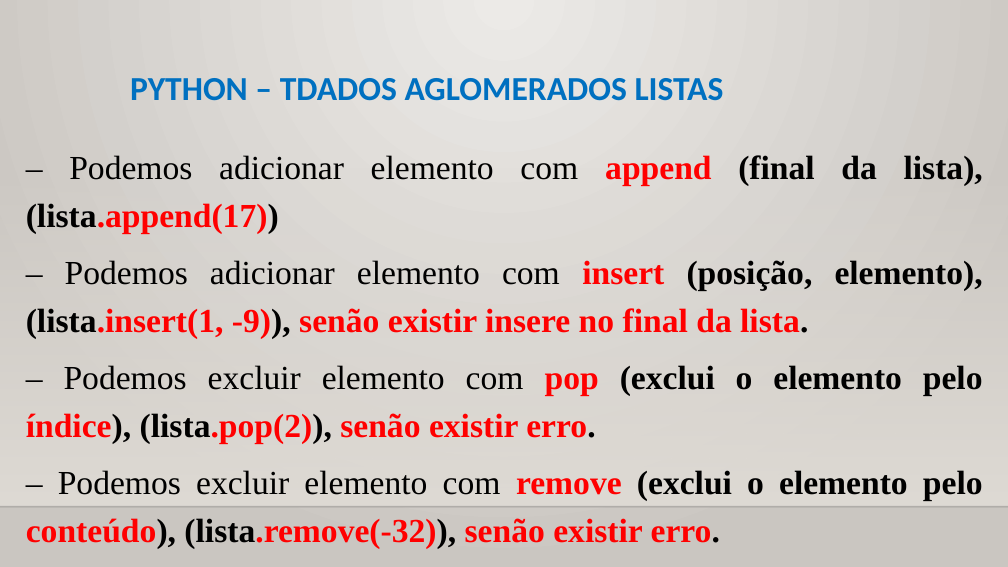
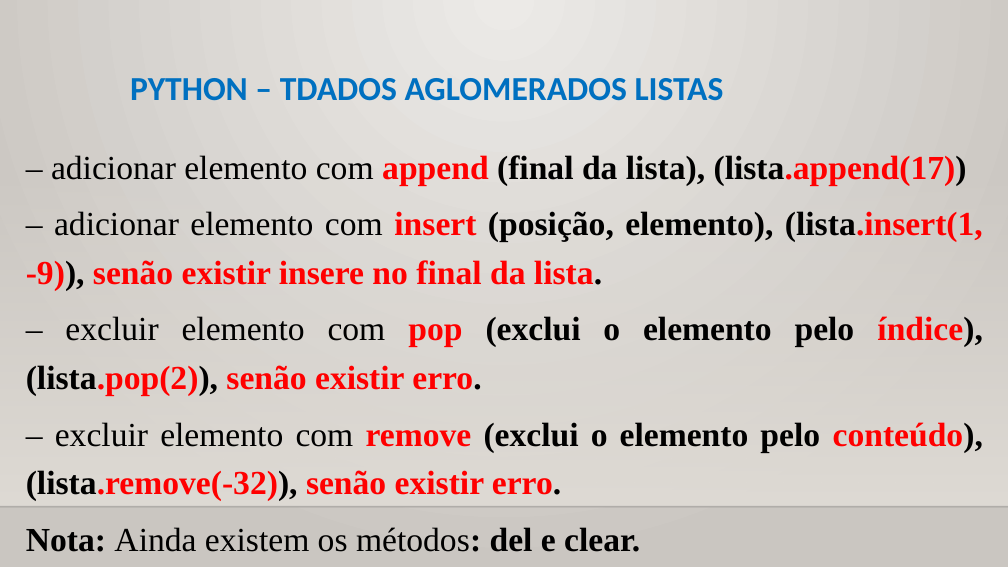
Before and after one commit to CloudEducationBrazil/WydenPythonParadigmas, a slide deck: slide 6 of 01 Classes/Aula 07 Programação Python - Tipos de Dados Aglomerados.pptx. Drawn at 1008x567 pixels with LibreOffice and Linux fonts; fonts in the diff are those of the drawing; background and template pictures are left out. Boxes give left, top, right and bottom in pixels: in the first picture for what was removed or moved away, otherwise in the second. Text is boxed around its words. In the diff, an @@ line names an element or a change of style, - is before the commit and + after.

Commit message:
Aula 07 Python 22092022

```diff
--- a/01 Classes/Aula 07 Programação Python - Tipos de Dados Aglomerados.pptx
+++ b/01 Classes/Aula 07 Programação Python - Tipos de Dados Aglomerados.pptx
@@ text at bbox=[26, 155, 983, 552]: text changed @@
-– Podemos adicionar elemento com append (final da lista), (lista.append(17))
-– Podemos adicionar elemento com insert (posição, elemento), (lista.insert(1, -9)), senão existir insere no final da lista.
-– Podemos excluir elemento com pop (exclui o elemento pelo índice), (lista.pop(2)), senão existir erro.
-– Podemos excluir elemento com remove (exclui o elemento pelo conteúdo), (lista.remove(-32)), senão existir erro.
+– adicionar elemento com append (final da lista), (lista.append(17))
+– adicionar elemento com insert (posição, elemento), (lista.insert(1, -9)), senão existir insere no final da lista.
+– excluir elemento com pop (exclui o elemento pelo índice), (lista.pop(2)), senão existir erro.
+– excluir elemento com remove (exclui o elemento pelo conteúdo), (lista.remove(-32)), senão existir erro.
+Nota: Ainda existem os métodos: del e clear.
```
Also in this commit, not shown: 1 other slide changed.
